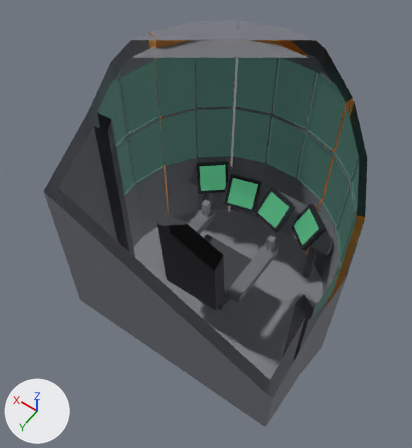
A saved change to the glTF model assets/models/cockpit_blockouts/tilewall.glb.
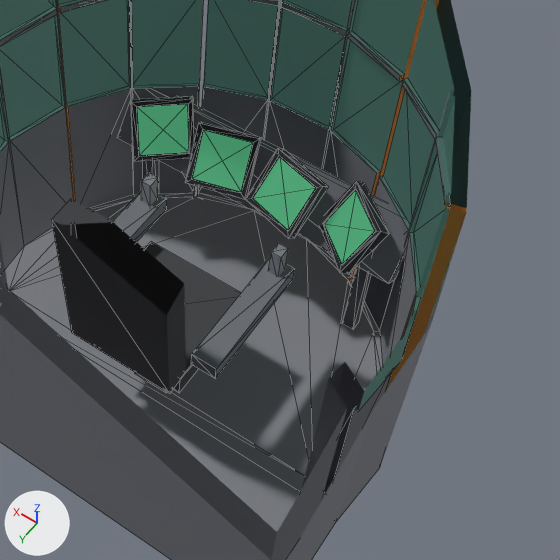
Each version appears first whole from a 50 mm lens placed at (-1.57, 2.42, 4.7), pointed at (0.11, 0.06, 0.99), and next in a close-up on the part from 32% to 100% of the width and 25% to 88% of the height. The lights are fixed; the arrows at lower left show +X, +Y and +Z. The first two pictures are the older version. The close-ups show mesh edges as thin lines. Everything nearer to the camera than a plane just in front of the edit is cut away. Where no turn or scale is listed for an object, it has been applied to the vertices. Vertices at exactly the same position are counted once.

Before the edit, the objects in view are built like this:
```python
ob_dash = bpy.data.objects.new('dash', me_dash_002)
ob_dash.location = (0.0, 0.0, 0.0)
ob_mfd_dash0 = bpy.data.objects.new('mfd_dash0', me_mfd_dash0_002)
ob_mfd_dash0.location = (0.0, 0.0, 0.0)
ob_mfd_dash0_screen = bpy.data.objects.new('mfd_dash0_screen', me_mfd_dash0_screen_002)
ob_mfd_dash0_screen.location = (0.0, 0.0, 0.0)
ob_mfd_dash1 = bpy.data.objects.new('mfd_dash1', me_mfd_dash1_002)
ob_mfd_dash1.location = (0.0, 0.0, 0.0)
ob_mfd_dash1_screen = bpy.data.objects.new('mfd_dash1_screen', me_mfd_dash1_screen_002)
ob_mfd_dash1_screen.location = (0.0, 0.0, 0.0)
ob_mfd_dash2 = bpy.data.objects.new('mfd_dash2', me_mfd_dash2_002)
ob_mfd_dash2.location = (0.0, 0.0, 0.0)
ob_mfd_dash2_screen = bpy.data.objects.new('mfd_dash2_screen', me_mfd_dash2_screen_002)
ob_mfd_dash2_screen.location = (0.0, 0.0, 0.0)
ob_mfd_dash3 = bpy.data.objects.new('mfd_dash3', me_mfd_dash3_002)
ob_mfd_dash3.location = (0.0, 0.0, 0.0)
ob_petal_r = bpy.data.objects.new('petal_r', me_shell_008)
ob_petal_r.location = (0.0, 0.0, 0.0)
# me_mfd_dash0_screen_002
# before: 0 (-0.552, -0.47, 0.627) at pixel (342, 265), 1 (-0.368, -0.624, 0.627) at pixel (323, 223), 2 (-0.448, -0.719, 0.832) at pixel (356, 189), 3 (-0.632, -0.565, 0.832) at pixel (376, 231)
# also in view: 'shell' at (0.0, -0.06, 1.06); 'petal_m' at (0.0, -0.96, 1.06); 'seat' at (0.0, 0.09, 0.87); 'mfd_dash3_screen' at (0.5, -0.59, 0.73); 'petal_l' at (0.73, -0.67, 1.06)
```
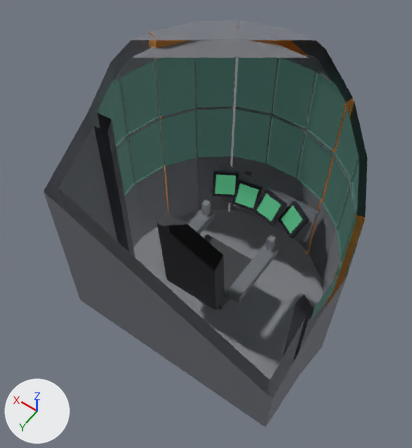
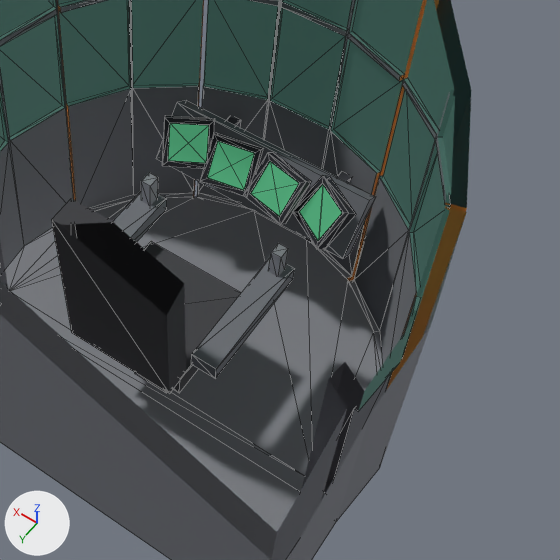
What changed in the scene script:
```text
Change me_dash_002:
    remove me_dash_002.from_pydata(...)  # 24 vertices, 36 faces; spans x -0.75..0.75, y -0.81..-0.56, z 0.0..0.79
    add me_dash_002.from_pydata(...)  # 24 vertices, 36 faces; spans x -0.52..0.52, y -0.94..-0.56, z 0.49..0.79
    me_dash_002 part 1: the loose piece of 8 vertices spanning x -0.75..0.75, y -0.81..-0.56, z 0.49..0.79 is scaled about its middle by (0.688, 1, 1)
    me_dash_002 part 2: the loose piece of 8 vertices spanning x 0.57..0.63, y -0.67..-0.61, z 0.0..0.64 is scaled about its middle by (1, 4.34, 0.0937), then moved by (-0.29, -0.18, 0.28)
    me_dash_002 part 3: the loose piece of 8 vertices spanning x -0.63..-0.57, y -0.67..-0.61, z 0.0..0.64 is scaled about its middle by (1, 4.34, 0.0937), then moved by (0.29, -0.18, 0.28)
Change me_mfd_dash0_002:
    remove me_mfd_dash0_002.from_pydata(...)  # 16 vertices, 28 faces; spans x -0.683..-0.337, y -0.773..-0.439, z 0.583..0.857
    add me_mfd_dash0_002.from_pydata(...)  # 16 vertices, 28 faces; spans x -0.508..-0.22, y -0.74..-0.472, z 0.61..0.83
    me_mfd_dash0_002 part 4: the whole mesh is rebuilt
Change me_mfd_dash0_screen_002:
    verts and faces of me_mfd_dash0_screen_002; kept vertices keep their numbers, new ones are numbered from 4
    remove me_mfd_dash0_screen_002.from_pydata(...)  # 4 vertices, 2 faces; spans x -0.632..-0.368, y -0.719..-0.47, z 0.627..0.832
    add me_mfd_dash0_screen_002.from_pydata(...)  # 4 vertices, 2 faces; spans x -0.461..-0.252, y -0.684..-0.502, z 0.654..0.806
    me_mfd_dash0_screen_002 part 5
    add delete_vertices([*range(0, 4)])  # with the faces that use them
    add verts[4] = (-0.408, -0.502, 0.654)  # pixel (318, 241)
    add verts[5] = (-0.252, -0.596, 0.654)  # pixel (299, 211)
    add verts[6] = (-0.305, -0.684, 0.806)  # pixel (323, 183)
    add verts[7] = (-0.461, -0.59, 0.806)  # pixel (343, 213)
    add faces += [(4, 6, 5), (4, 7, 6)]
Change me_mfd_dash1_002:
    remove me_mfd_dash1_002.from_pydata(...)  # 16 vertices, 28 faces; spans x -0.339..-0.001, y -0.749..-0.463, z 0.59..0.85
    add me_mfd_dash1_002.from_pydata(...)  # 16 vertices, 28 faces; spans x -0.253..0.011, y -0.718..-0.494, z 0.613..0.827
    me_mfd_dash1_002 part 6: the whole mesh is rebuilt
Change me_mfd_dash1_screen_002:
    remove me_mfd_dash1_screen_002.from_pydata(...)  # 4 vertices, 2 faces; spans x -0.301..-0.031, y -0.695..-0.49, z 0.635..0.826
    add me_mfd_dash1_screen_002.from_pydata(...)  # 4 vertices, 2 faces; spans x -0.219..-0.018, y -0.665..-0.519, z 0.659..0.803
    me_mfd_dash1_screen_002 part 7
    me_mfd_dash1_screen_002.vertices[0].co: (-0.262, -0.49, 0.635) -> (-0.197, -0.519, 0.659)  # pixel (288, 230) -> pixel (279, 216)
    me_mfd_dash1_screen_002.vertices[1].co: (-0.031, -0.555, 0.635) -> (-0.018, -0.555, 0.659)  # pixel (252, 198) -> pixel (250, 193)
    me_mfd_dash1_screen_002.vertices[2].co: (-0.07, -0.695, 0.826) -> (-0.04, -0.665, 0.803)  # pixel (279, 156) -> pixel (270, 160)
    me_mfd_dash1_screen_002.vertices[3].co: (-0.301, -0.63, 0.826) -> (-0.219, -0.629, 0.803)  # pixel (316, 187) -> pixel (300, 183)
Change me_mfd_dash2_002:
    remove me_mfd_dash2_002.from_pydata(...)  # 16 vertices, 28 faces; spans x 0.001..0.339, y -0.749..-0.463, z 0.59..0.85
    add me_mfd_dash2_002.from_pydata(...)  # 16 vertices, 28 faces; spans x -0.011..0.253, y -0.718..-0.494, z 0.613..0.827
    me_mfd_dash2_002 part 8: the whole mesh is rebuilt
Change me_mfd_dash2_screen_002:
    remove me_mfd_dash2_screen_002.from_pydata(...)  # 4 vertices, 2 faces; spans x 0.031..0.301, y -0.695..-0.49, z 0.635..0.826
    add me_mfd_dash2_screen_002.from_pydata(...)  # 4 vertices, 2 faces; spans x 0.018..0.219, y -0.665..-0.519, z 0.659..0.803
    me_mfd_dash2_screen_002 part 9
    me_mfd_dash2_screen_002.vertices[0].co: (0.031, -0.555, 0.635) -> (0.018, -0.555, 0.659)  # pixel (241, 192) -> pixel (244, 190)
    me_mfd_dash2_screen_002.vertices[1].co: (0.262, -0.49, 0.635) -> (0.197, -0.519, 0.659)  # pixel (191, 178) -> pixel (207, 177)
    me_mfd_dash2_screen_002.vertices[2].co: (0.301, -0.63, 0.826) -> (0.219, -0.629, 0.803)  # pixel (203, 129) -> pixel (217, 140)
    me_mfd_dash2_screen_002.vertices[3].co: (0.07, -0.695, 0.826) -> (0.04, -0.665, 0.803)  # pixel (253, 142) -> pixel (255, 152)
Change me_mfd_dash3_002:
    remove me_mfd_dash3_002.from_pydata(...)  # 16 vertices, 28 faces; spans x 0.337..0.683, y -0.773..-0.439, z 0.583..0.857
    add me_mfd_dash3_002.from_pydata(...)  # 16 vertices, 28 faces; spans x 0.22..0.508, y -0.74..-0.472, z 0.61..0.83
    me_mfd_dash3_002 part 10: the whole mesh is rebuilt
Change me_mfd_dash3_screen_002:
    remove me_mfd_dash3_screen_002.from_pydata(...)  # 4 vertices, 2 faces; spans x 0.368..0.632, y -0.719..-0.47, z 0.627..0.832
    add me_mfd_dash3_screen_002.from_pydata(...)  # 4 vertices, 2 faces; spans x 0.252..0.461, y -0.684..-0.502, z 0.654..0.806
    me_mfd_dash3_screen_002 part 11
    me_mfd_dash3_screen_002.vertices[0].co: (0.368, -0.624, 0.627) -> (0.252, -0.596, 0.654)  # pixel (189, 152) -> pixel (206, 163)
    me_mfd_dash3_screen_002.vertices[1].co: (0.552, -0.47, 0.627) -> (0.408, -0.502, 0.654)  # pixel (139, 155) -> pixel (167, 160)
    me_mfd_dash3_screen_002.vertices[2].co: (0.632, -0.565, 0.832) -> (0.461, -0.59, 0.806)  # pixel (136, 106) -> pixel (169, 122)
    me_mfd_dash3_screen_002.vertices[3].co: (0.448, -0.719, 0.832) -> (0.305, -0.684, 0.806)  # pixel (187, 103) -> pixel (209, 125)
```

Where the change shows, as pixel boxes (x1, y1, x2, y2) in the close-ups (560 x 560 px; the box of a moved part takes in the faces that stretch with it):
'dash', reshaped (24% narrower, 34% shorter): before (117, 89, 405, 329); after (156, 100, 376, 259)
'mfd_dash3_screen', reshaped (21% narrower, 23% shorter): before (137, 104, 189, 156); after (168, 123, 209, 163)
'mfd_dash0_screen', reshaped (14% narrower, 24% shorter): before (325, 190, 375, 264); after (299, 184, 342, 240)
'mfd_dash0', reshaped (9% narrower, 20% shorter): before (320, 181, 389, 274); after (293, 176, 356, 250)
'mfd_dash1', reshaped (20% narrower, 22% shorter): before (245, 148, 328, 239); after (245, 153, 311, 224)
'mfd_dash2_screen', reshaped (21% narrower, 21% shorter): before (192, 130, 253, 192); after (207, 141, 255, 190)
'mfd_dash1_screen', reshaped (23% narrower, 24% shorter): before (253, 157, 316, 230); after (251, 161, 299, 216)
'mfd_dash2', reshaped (17% narrower, 18% shorter): before (185, 122, 262, 199); after (200, 133, 264, 196)
'mfd_dash3', reshaped (16% narrower, 18% shorter): before (131, 96, 194, 161); after (162, 115, 215, 168)
part 1 of me_dash_002, moved or reshaped: before (117, 89, 405, 283); after (156, 100, 376, 259)
part 2 of me_dash_002, moved or reshaped: before (143, 160, 159, 194); after (226, 117, 241, 128)
part 3 of me_dash_002, moved or reshaped (mostly hidden afterwards): before (342, 248, 375, 329); after (337, 171, 351, 183)
